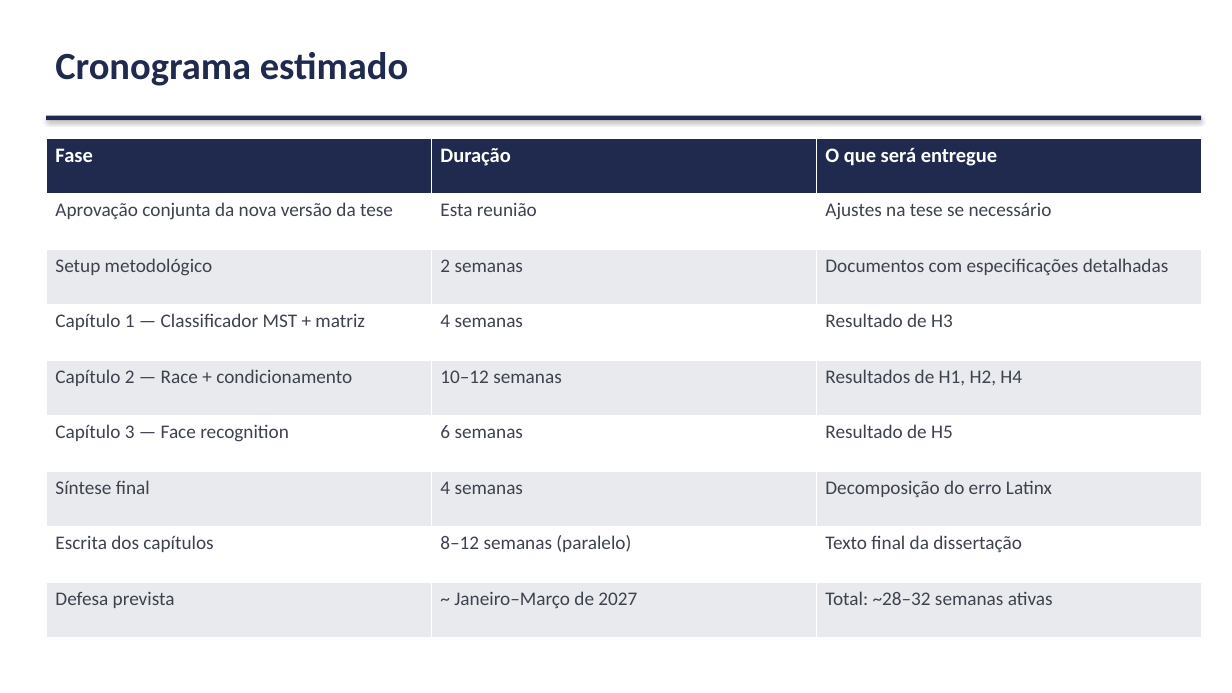
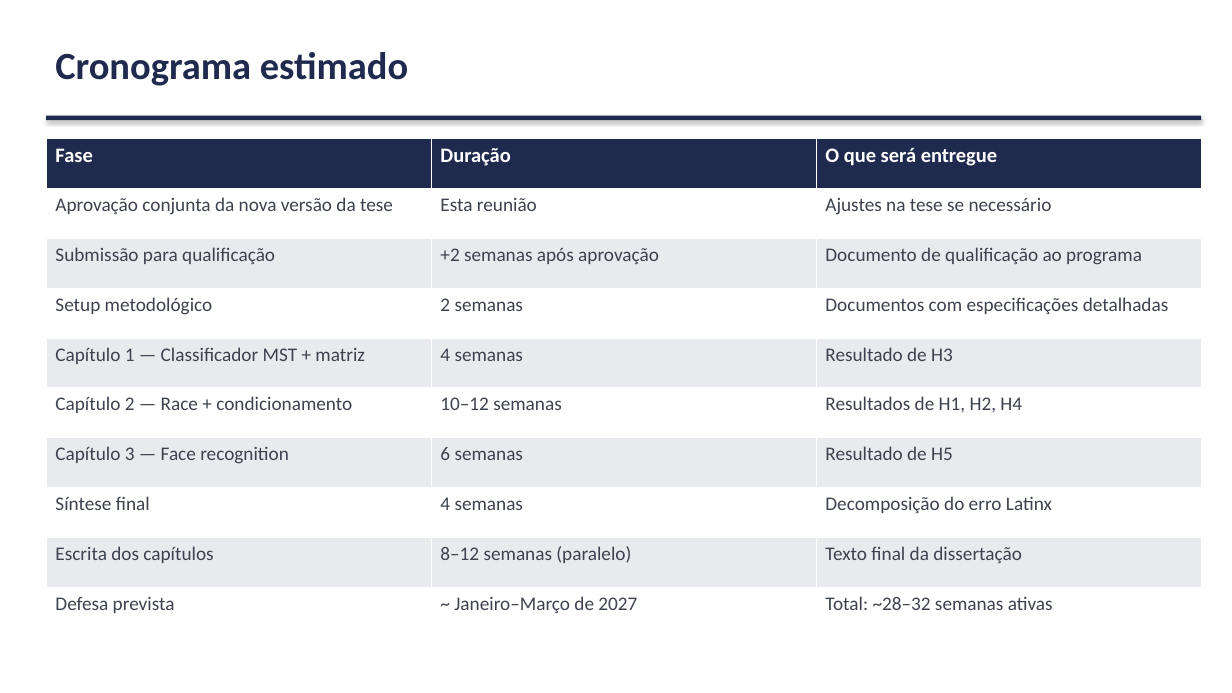
Before and after one commit to marcellozzetti/Facial-Recognition-Models-Mitigating-Bias, a slide deck: slide 22 of docs/ativo/material_reuniao_orientador_v3.2.1.pptx (slide 23 before the commit). Drawn at 1232x693 pixels with LibreOffice and Linux fonts; fonts in the diff are those of the drawing. Boxes give left, top, right and bottom in pixels: in the first picture for what was removed or moved away, otherwise in the second. Text is boxed around its words. In the diff, an @@ line names an element or a change of style, - is before the commit and + after.

```diff
--- a/docs/ativo/material_reuniao_orientador_v3.2.1.pptx
+++ b/docs/ativo/material_reuniao_orientador_v3.2.1.pptx
@@ table at (46, 139, 1202, 638) @@
+row 3: Submissão para qualificação | +2 semanas após aprovação | Documento de qualificação ao programa
```
Also in this commit, not shown: 2 other slides changed, 2 slides added, 2 slides removed, 1 other file.
